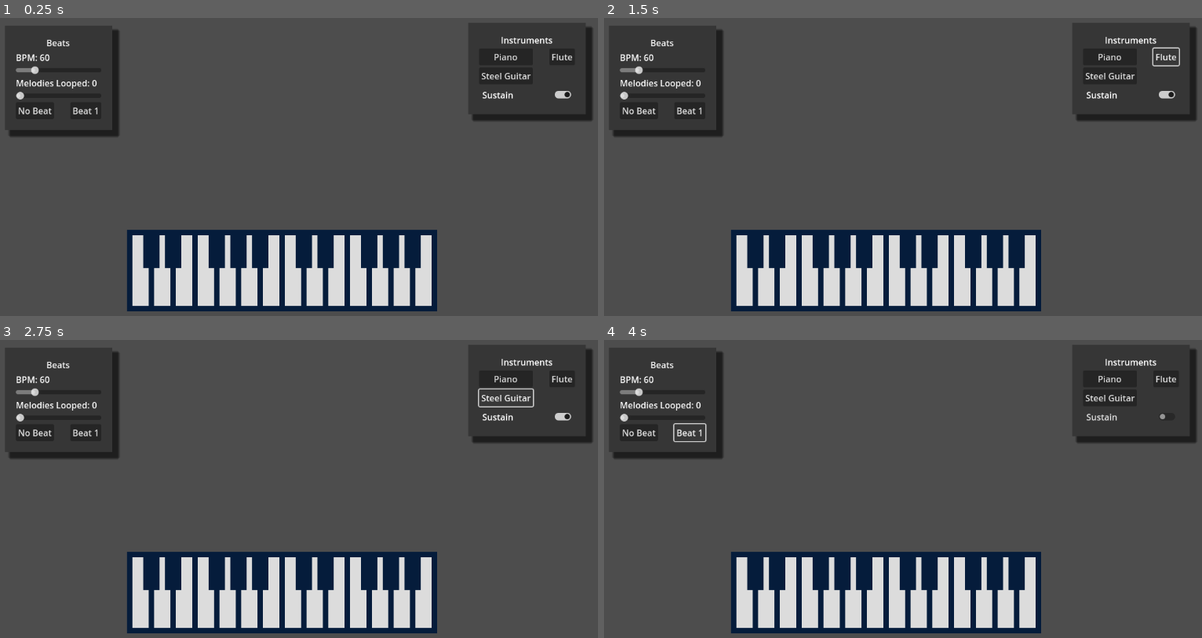
Above: before the commit, frames 1-4 (two rows, left to right).
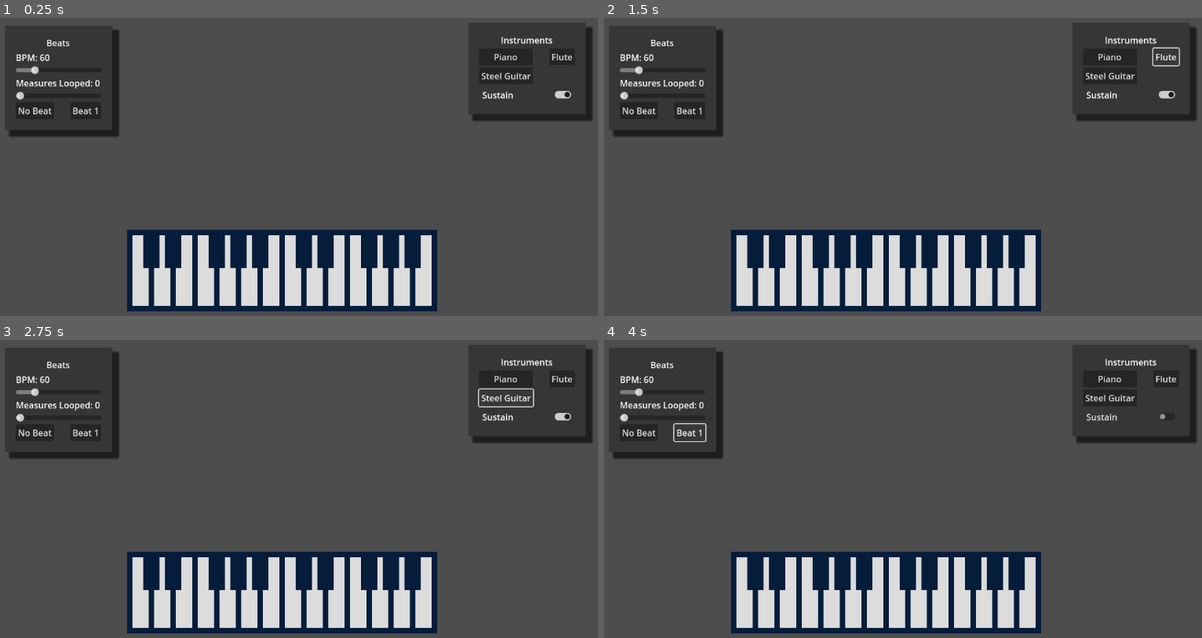
Above: after the commit, the same moments.

Repository: luciusvinicius/music-game-prototype
Game: Godot game, scene res://src/main.tscn
Same seed, same stepped clock (60 frames per second), same inputs: the game is played once before the commit and once after it.
Inputs:
- Up to frame 1 (0.25 s): no input
- Up to frame 2 (1.5 s): click "Beat 1" at 0.5 s; click "Flute" at 1.25 s
- Up to frame 3 (2.75 s): click "Steel Guitar" at 2 s
- Up to frame 4 (4 s): click "Sustain" at 2.75 s; click "Beat 1" at 3.5 s

The runs differ from the first frame. In frame 1, 0.2% of the frame differs, in the area x 4-17%, y 20-24%; in frame 2, 0.2%; in frame 3, 0.2%; in frame 4, 0.2%.

Commit message:
Measures looping with math

Diff:
--- a/src/beat/BeatKeySynchronizer.gd
+++ b/src/beat/BeatKeySynchronizer.gd
@@ -1,7 +1,7 @@
 extends Node
 
 # Queue = [Time1, Time2]
-# Time = {loop: 0, time: 0.0, note: note_key, duration: 0.0, is_playing: false} # Duration maybe solved another day
+# Time = {loop: 0, time: 0.0, note: note_key, duration: 0.0, have_played: false} # Duration maybe solved another day
 
 ## -- || Vars || --
 var queue : Array[Dictionary] = []
@@ -17,7 +17,7 @@
 func _ready():
 	#SignalManager.beat_played.connect(_read_beat)
 	SignalManager.update_measure.connect(_update_measure)
-	SignalManager.measure_played.connect(_update_loop_number)
+	SignalManager.measure_played.connect(_reset_loop)
 	SignalManager.key_pressed.connect(_read_key_press)
 	SignalManager.melodies_in_loop_changed.connect(_update_measures_looped)
 	SignalManager.bpm_updated.connect(_update_bpm)
@@ -26,14 +26,19 @@
 	measure = val
 	time = 0.0
 
-func _update_loop_number():
+func _reset_loop():
 	loop_number += 1
 	time -= min(bpm * measure, time) # time-time=0 is a fail-proof in the case that BPM was changed midway
 
 	# Remove previous loop entries
-	var old_keys = queue.filter(func(key): return loop_number - measures_looped < key.loop)
+	var old_keys = queue.filter(func(key): return loop_number - measures_looped > key.loop)
 	for key in old_keys:
 		queue.erase(key)
+
+	# Renew previously played notes
+	for key in queue:
+		key.have_played = false
+
 
 func _update_measures_looped(value):
 	measures_looped = value
@@ -47,22 +52,22 @@
 	if bpm == 0.0: return
 
 	time += delta * bpm
-	# print("Sync time: ", time)
+
 	# Verify if there are notes on the queue to play
 	var possible_notes = queue.filter(func(key): return key.time < time and loop_number - key.loop > 0)
-	var notes_to_play = possible_notes.filter(func(key): return not key.is_playing)
+	var notes_to_play = possible_notes.filter(func(key): return not key.have_played)
 
 	# Play every note in time
 	for key in notes_to_play:
 		key.note.press_key(true) # Ignore emited signal
-		key.is_playing = true
+		key.have_played = true
 
-# Time = {loop: 0, time: 0.0, note: note_key, duration: 0.0, is_playing: false} # Duration maybe solved another day
+# Time = {loop: 0, time: 0.0, note: note_key, duration: 0.0, have_played: false} # Duration maybe solved another day
 func _read_key_press(key):
 	var note = {}
 	note.loop = loop_number
 	note.time = time
 	note.note = key
 	note.duration = 0.0 # TODO
-	note.is_playing = false
+	note.have_played = false
 	queue.append(note)
--- a/src/hud/beat_selection.tscn
+++ b/src/hud/beat_selection.tscn
@@ -45,7 +45,7 @@
 
 [node name="MelodiesLoop" type="Label" parent="PanelContainer/VBoxContainer"]
 layout_mode = 2
-text = "Melodies Looped: 0"
+text = "Measures Looped: 0"
 
 [node name="MelodiesLoopSlide" type="HSlider" parent="PanelContainer/VBoxContainer"]
 layout_mode = 2
